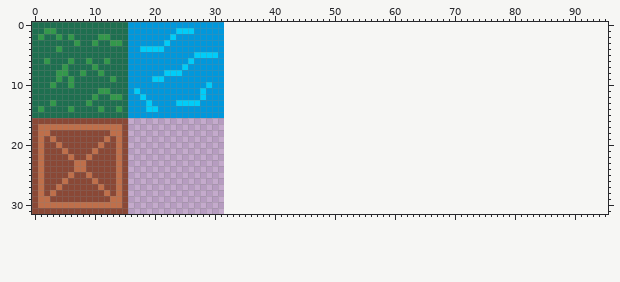
Two states of a sprite sheet, assets/map/tilemap.png. This is how it looked before the edit.
The file is 32x32 pixels. The old version is drawn lined up with the new one, on the new canvas.
The result:
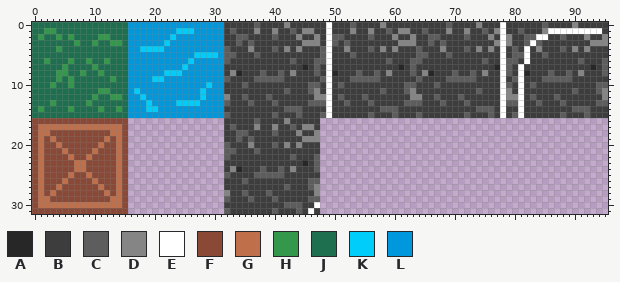
Palette (. is transparent): A #272727  B #3d3d3d  C #5d5d5d  D #858585  E #ffffff  F #8a4836  G #bf6f4a  H #33984b  J #1e6f50  K #00cdf9  L #0098dc
Diff:
canvas 32x32 -> 96x32
Changed rows in their new state; - is an unchanged pixel.
first column x 32:
 0 BBBBBCBBBBDBBBBBBEBBBCBBBBDBBBBBBBBBBCBBBBDBBBEBBBBBBCBBBBDBBBBB
 1 BCBBBDBBDBBCBDDBBEBBBDBBDBBCBDDBBCBBBDBBDBBCBDEBBCBBBDEEEEEEEEEB
 2 BBCCBBBBCBBBDBBDBECCBBBBCBBBDBBDBBCCBBBBCBBBDBEDBBCCEEBBCBBBDBBD
 3 BBCBCBBBBBBBBDDDBECBCBBBBBBBBDDDBBCBCBBBBBBBBDEDBBCECBBBBBBBBDDD
 4 CBBBDBBBCBDBDBBBCEBBDBBBCBDBDBBBCBBBDBBBCBDBDBEBCBEBDBBBCBDBDBBB
 5 CCBBBCBBBBBBBBBBCEBBBCBBBBBBBBBBCCBBBCBBBBBBBBEBCCEBBCBBBBBBBBBB
 6 CBBBBBBBBBBCBBBCCEBBBBBBBBBCBBBCCBBBBBBBBBBCBBECCBEBBBBBBBBCBBBC
 7 BBBBBBBBBBBBBABCBEBBBBBBBBBBBABCBBBBBBBBBBBBBAECBEBBBBBBBBBBBABC
 8 BDABBBCBBCBDBBBCBEABBBCBBCBDBBBCBDABBBCBBCBDBBECBEABBBCBBCBDBBBC
 9 CBBBBCCCCCBBBBBBCEBBBCCCCCBBBBBBCBBBBCCCCCBBBBEBCEBBBCCCCCBBBBBB
10 BBBCBBBBBBBBBBCCBEBCBBBBBBBBBBCCBBBCBBBBBBBBBBECBEBCBBBBBBBBBBCC
11 BBBBBBBBBBCBBBCDBEBBBBBBBBCBBBCDBBBBBBBBBBCBBBEDBEBBBBBBBBCBBBCD
12 DBBCBBBCBBBBBBBDDEBCBBBCBBBBBBBDDBBCBBBCBBBBBBEDDEBCBBBCBBBBBBBD
13 CBBBCBBBCBBBBBCCCEBBCBBBCBBBBBCCCBBBCBBBCBBBBBECCEBBCBBBCBBBBBCC
14 BBBBBBBBBBCCCBBBBEBBBBBBBBCCCBBBBBBBBBBBBBCCCBEBBEBBBBBBBBCCCBBB
15 CBBBBBBBCBBBCBBBCEBBBBBBCBBBCBBBCBBBBBBBCBBBCBEBCEBBBBBBCBBBCBBB
16 BBBBBCBBBBDBBBBB------------------------------------------------
17 BCBBBDBBDBBCBDDB------------------------------------------------
18 BBCCBBBBCBBBDBBD------------------------------------------------
19 BBCBCBBBBBBBBDDD------------------------------------------------
20 CBBBDBBBCBDBDBBB------------------------------------------------
21 CCBBBCBBBBBBBBBB------------------------------------------------
22 CBBBBBBBBBBCBBBC------------------------------------------------
23 BBBBBBBBBBBBBABC------------------------------------------------
24 BDABBBCBBCBDBBBC------------------------------------------------
25 CBBBBCCCCCBBBBBB------------------------------------------------
26 BBBCBBBBBBBBBBCC------------------------------------------------
27 BBBBBBBBBBCBBBCD------------------------------------------------
28 DBBCBBBCBBBBBBBD------------------------------------------------
29 CBBBCBBBCBBBBBCC------------------------------------------------
30 BBBBBBBBBBCCCBBE------------------------------------------------
31 CBBBBBBBCBBBCBEB------------------------------------------------
Changed places in both pictures, as pixel boxes (x1, y1, x2, y2):
added: (224, 22, 608, 214)
